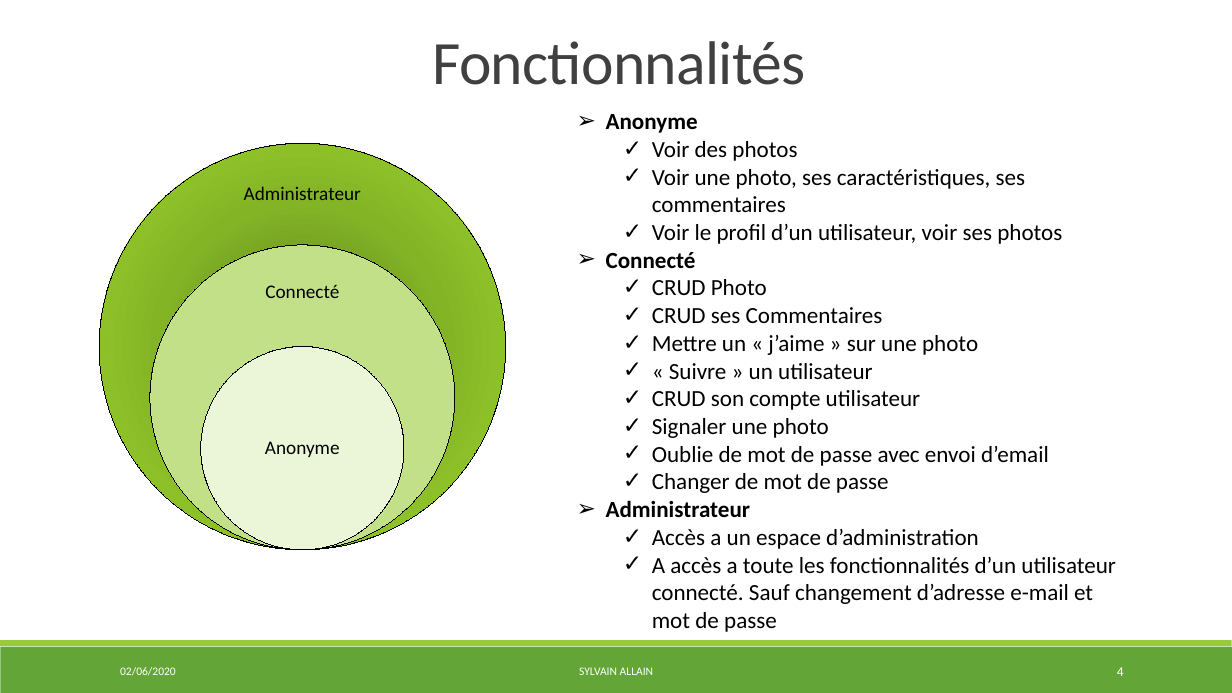
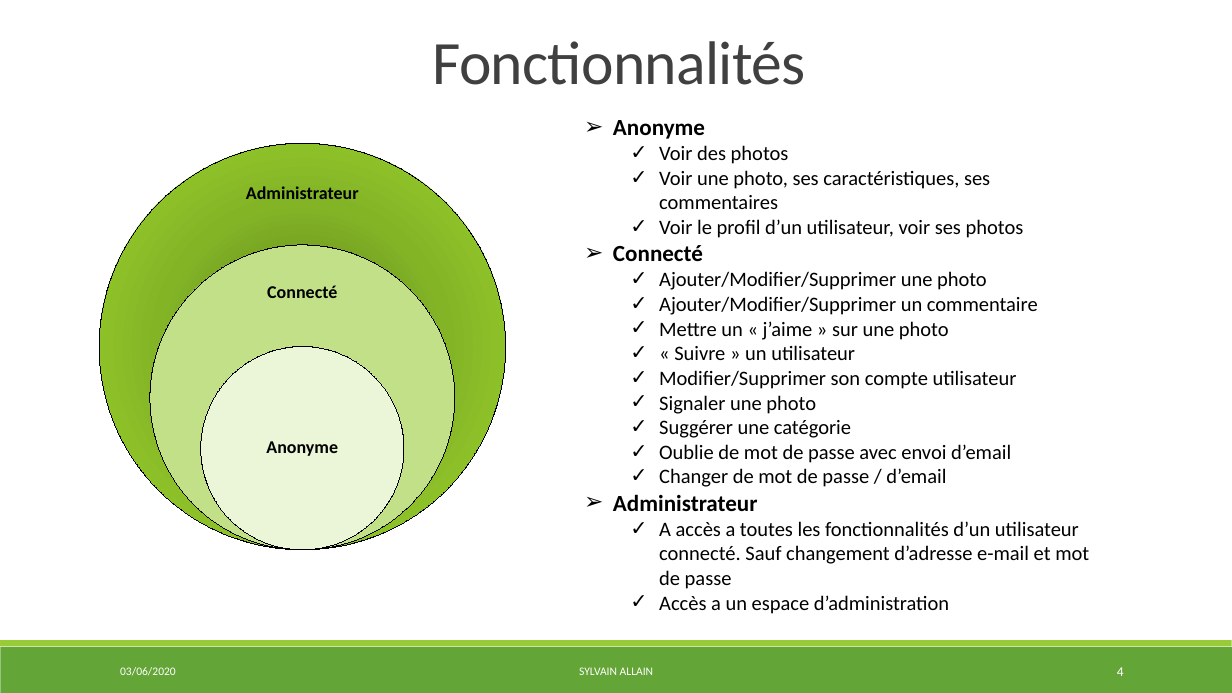
Before and after one commit to S2LF/ProjetPro, a slide deck: slide 4 of ProjetTof’Box.pptx. Drawn at 1232x693 pixels with LibreOffice and Linux fonts; fonts in the diff are those of the drawing. Boxes give left, top, right and bottom in pixels: in the first picture for what was removed or moved away, otherwise in the second. Text is boxed around its words. In the diff, an @@ line names an element or a change of style, - is before the commit and + after.

```diff
--- a/ProjetTof’Box.pptx
+++ b/ProjetTof’Box.pptx
@@ text "Anonyme": place and size @@
-text "Anonyme" at (606,114,1116,632)
+text "Anonyme" at (613,120,1089,614)
@@ text at (659,145,1024,614): size 18 to 16 pt in "Voir des photos", "Voir une photo, ses caractéristiques, ses commentaires", "Voir le profil d’un utilisateur, voir ses ...", "Mettre un « j’aime » sur une ..." and 4 more places @@
@@ text at (659,271,1038,315): text changed; size 18 to 16 pt @@
-  ✓ CRUD Photo
-  ✓ CRUD ses Commentaires
+  ✓ Ajouter/Modifier/Supprimer une photo
+  ✓ Ajouter/Modifier/Supprimer un commentaire
@@ text at (659,370,1017,389): text changed; size 18 to 16 pt @@
-  ✓ CRUD son compte utilisateur
+  ✓ Modifier/Supprimer son compte utilisateur
@@ size 15 to 14 pt, bold on in 3 elements at (246,186,359,199), (267,285,337,298), (266,441,338,456) @@
@@ text at (659,420,851,438): paragraph added @@
+  ✓ Suggérer une catégorie
@@ text at (659,468,946,487): text changed; size 18 to 16 pt @@
-  ✓ Changer de mot de passe
+  ✓ Changer de mot de passe / d’email
@@ text at (659,521,1089,589): paragraph added @@
+  ✓ A accès a toutes les fonctionnalités d’un utilisateur connecté. Sauf changement d’adresse e-mail et mot de passe
@@ text at (652,557,1116,632): paragraph removed @@
-  ✓ A accès a toute les fonctionnalités d’un utilisateur connecté. Sauf changement d’adresse e-mail et mot de passe
```
Also in this commit, not shown: 15 other slides changed, 14 slides added, 1 other file.
